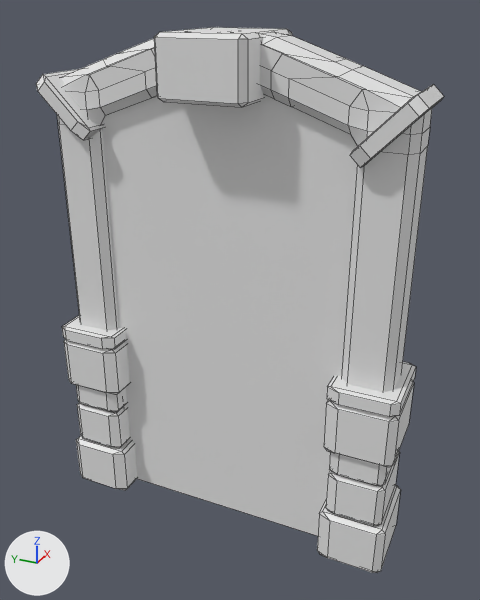
Before and after pictures for a commit that changed the FBX model Assets/Models/ScifiDoor_LP.fbx.
Camera for both pictures: a camera (50 mm lens) standing at (-9.16, -4.33, 5.14) and looking at (0.09, -0.17, 0.51). The lights are fixed; the arrows at lower left show +X, +Y and +Z. The picture after the commit comes second. Mesh edges are drawn as thin lines. Where no turn or scale is listed for an object, it has been applied to the vertices.

Before the edit, the objects in view are built like this:
```python
ob_bigcube_low = bpy.data.objects.new('BigCube_low', me_cube_003)
ob_bigcube_low.location = (0.0, 0.0, 4.25)
ob_bigcubelight_low = bpy.data.objects.new('BigCubeLight_low', me_cube_008)
ob_bigcubelight_low.location = (0.0, 0.0, 4.25)
ob_botcubelights_low = bpy.data.objects.new('BotCubeLights_low', me_cube_004)
ob_botcubelights_low.location = (0.0, -2.56, -0.45)
ob_botcubelightstop_low = bpy.data.objects.new('BotCubeLightsTop_low', me_cube_010)
ob_botcubelightstop_low.location = (0.0, -2.56, -0.45)
ob_door_low = bpy.data.objects.new('Door_low', me_cube_001)
ob_door_low.location = (0.0, 0.0, 0.0)
ob_frame_low = bpy.data.objects.new('Frame_low', me_cube)
ob_frame_low.location = (0.0, -2.5, -3.0)
ob_lowcube_low = bpy.data.objects.new('LowCube_low', me_cube_006)
ob_lowcube_low.location = (0.0, -2.56, -2.31)
ob_toplights_low = bpy.data.objects.new('TopLights_low', me_cube_005)
ob_toplights_low.location = (0.0, -2.56, 3.59)
ob_toplightsside_low = bpy.data.objects.new('TopLightsSide_low', me_cube_009)
ob_toplightsside_low.location = (0.0, -2.56, 3.59)
# also in view: 'BotCubeTop_low' at (0.0, 0.0, -1.05); 'BotCube_low' at (0.0, 0.0, -3.27)
```
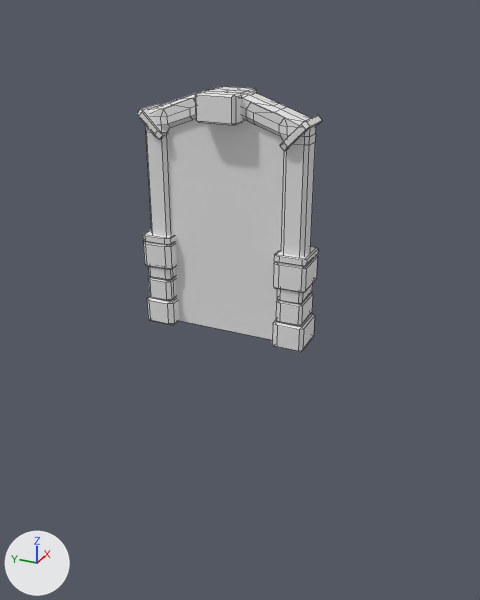
What differs and where, as boxes (x1, y1, x2, y2) in the pictures (480 x 600 px; the box of a moved part takes in the faces that stretch with it):
'Door_low', deleted: before (102, 95, 358, 536)
'Frame_low', reshaped, moved: before (57, 32, 432, 441); after (137, 87, 322, 352)
'BotCubeTop_low', deleted: before (64, 340, 414, 467)
'LowCube_low', deleted: before (76, 385, 399, 526)
'BotCube_low', deleted: before (76, 436, 400, 573)
'BigCubeLight_low', deleted: before (155, 37, 238, 104)
'BigCube_low', deleted: before (154, 27, 292, 107)
'TopLights_low', deleted: before (36, 74, 444, 167)
'BotCubeLightsTop_low', deleted: before (62, 316, 416, 405)
'BotCubeLights_low', deleted: before (62, 327, 416, 417)
'TopLightsSide_low', deleted: before (43, 69, 443, 167)
part 1 of me_cube, moved or reshaped: before (260, 32, 432, 392); after (242, 91, 316, 256)
part 2 of me_cube, moved or reshaped: before (57, 38, 157, 441); after (145, 90, 205, 278)
part 3 of me_cube, added: after (168, 119, 284, 340)
part 4 of me_cube, added: after (272, 246, 318, 352)
part 5 of me_cube, added: after (143, 230, 179, 325)
part 6 of me_cube, added: after (137, 87, 322, 151)

Patch to the scene script:
```diff
--- a/Assets/Models/ScifiDoor_LP.fbx.py
+++ b/Assets/Models/ScifiDoor_LP.fbx.py
@@ me_cube @@
 # used by ob_frame_low; location = (0.0, -2.5, -3.0)
-me_cube.from_pydata(...)  # 176 vertices, 180 faces; spans x -0.41..0.41, y -0.41..5.41, z -0.41..7.68
+me_cube.from_pydata(...)  # 498 vertices, 524 faces; spans x -0.43..0.43, y -1.43..1.42, z -0.01..3.89
+# me_cube part 1: the loose piece of 88 vertices spanning x -0.41..0.41, y -0.41..2.57, z -0.41..7.68 is scaled about its middle by 0.462, then moved by (0.0, -1.74, -1.63)
+# me_cube part 2: the loose piece of 88 vertices spanning x -0.41..0.41, y 2.43..5.41, z -0.41..7.68 is scaled about its middle by 0.462, then moved by (0.0, -3.26, -1.63)
+# me_cube part 3: a new loose piece, a box spanning x -0.1..0.1, y -1.07..1.07, z 0.0..3.55
+# me_cube part 4: 121 vertices added at x -0.31..0.31, y -1.43..-0.9, z -0.01..1.57
+# me_cube part 5: 121 vertices added at x -0.31..0.31, y 0.9..1.42, z -0.01..1.57
+# me_cube part 6: 72 vertices added at x -0.43..0.43, y -1.39..1.39, z 3.14..3.89
@@ ob_bigcubelight_low @@
-ob_bigcubelight_low = bpy.data.objects.new('BigCubeLight_low', me_cube_008)
-ob_bigcubelight_low.location = (0.0, 0.0, 4.25)
@@ ob_door_low @@
-ob_door_low = bpy.data.objects.new('Door_low', me_cube_001)
-ob_door_low.location = (0.0, 0.0, 0.0)
@@ ob_frame_low @@
 ob_frame_low = bpy.data.objects.new('Frame_low', me_cube)
-ob_frame_low.location = (0.0, -2.5, -3.0)
+ob_frame_low.location = (0.0, 0.0, 0.0)
@@ ob_toplights_low @@
-ob_toplights_low = bpy.data.objects.new('TopLights_low', me_cube_005)
-ob_toplights_low.location = (0.0, -2.56, 3.59)
@@ ob_lowcube_low @@
-ob_lowcube_low = bpy.data.objects.new('LowCube_low', me_cube_006)
-ob_lowcube_low.location = (0.0, -2.56, -2.31)
@@ ob_botcubelights_low @@
-ob_botcubelights_low = bpy.data.objects.new('BotCubeLights_low', me_cube_004)
-ob_botcubelights_low.location = (0.0, -2.56, -0.45)
@@ ob_toplightsside_low @@
-ob_toplightsside_low = bpy.data.objects.new('TopLightsSide_low', me_cube_009)
-ob_toplightsside_low.location = (0.0, -2.56, 3.59)
@@ ob_bigcube_low @@
-ob_bigcube_low = bpy.data.objects.new('BigCube_low', me_cube_003)
-ob_bigcube_low.location = (0.0, 0.0, 4.25)
@@ ob_botcubelightstop_low @@
-ob_botcubelightstop_low = bpy.data.objects.new('BotCubeLightsTop_low', me_cube_010)
-ob_botcubelightstop_low.location = (0.0, -2.56, -0.45)
@@ ob_botcubetop_low @@
-ob_botcubetop_low = bpy.data.objects.new('BotCubeTop_low', me_cube_002)
-ob_botcubetop_low.location = (0.0, -2.56, -1.05)
@@ ob_botcube_low @@
-ob_botcube_low = bpy.data.objects.new('BotCube_low', me_cube_007)
-ob_botcube_low.location = (0.0, -2.56, -3.27)
```
